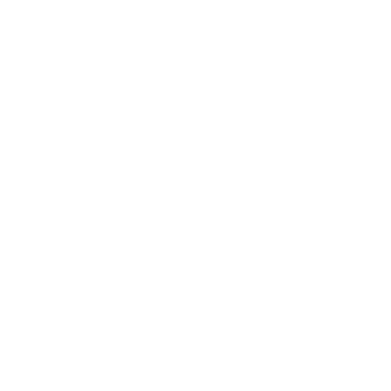
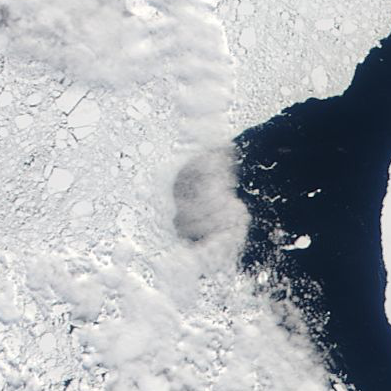
Comparing the layer stacks of the two w=391, h=391 images. Changes:
added layer "362_laptev_sea_100km_20080601.aqua.truecolor.250m" above "Background" over (0, 0, 391, 391)
